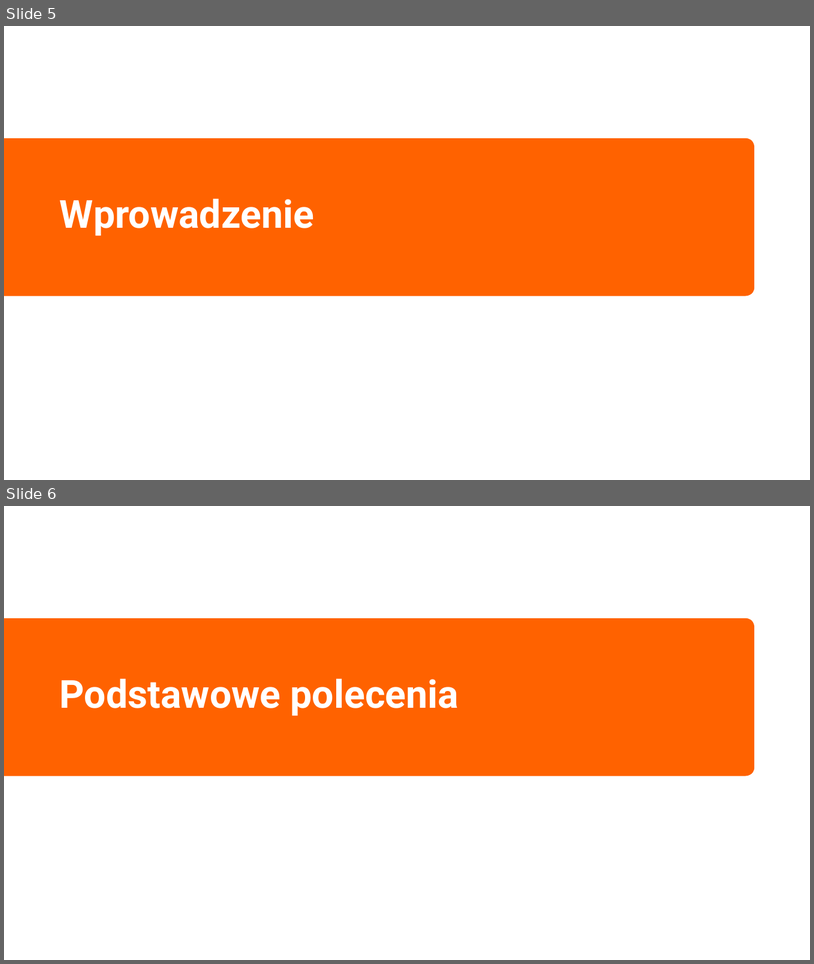
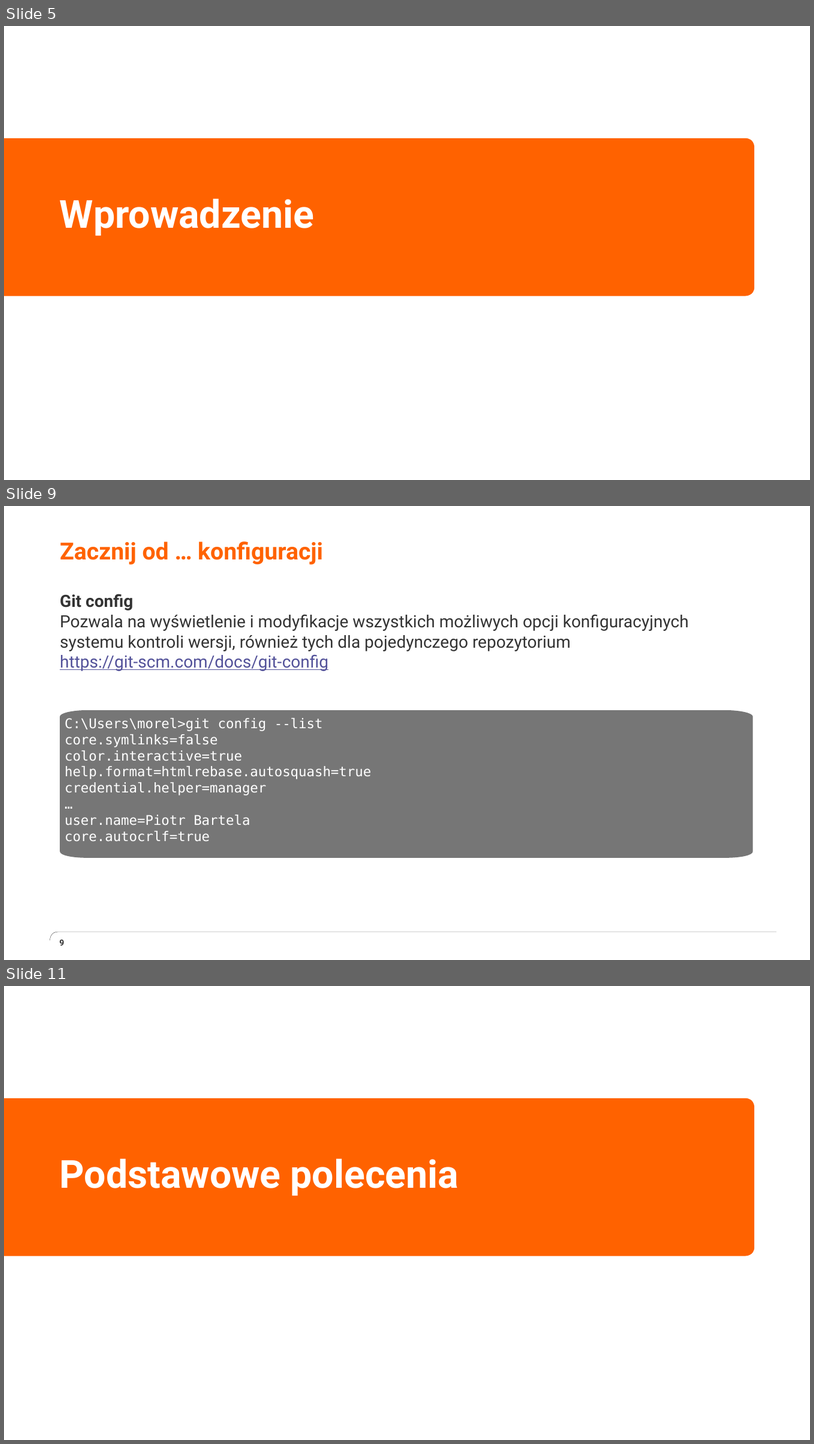
Before and after one commit to grazin/git_materialy, a slide deck: prezentacja/How git are you.pptx. Shown one above the other, each under a label of ours: slides 5 and 6 before the commit, slides 5, 9 and 11 after it; the slides between them are not shown. The pictures are 814x964 and 814x1444 pixels, drawn with LibreOffice and Linux fonts; fonts in the diff are those of the drawing; background and template pictures are left out. Boxes give left, top, right and bottom in pixels: in the first picture for what was removed or moved away, otherwise in the second. Text is boxed around its words. In the diff, an @@ line names an element or a change of style, - is before the commit and + after.

```diff
--- a/prezentacja/How git are you.pptx
+++ b/prezentacja/How git are you.pptx
@@ slide 9 added at [4, 506, 810, 960], background #FFFFFF @@
@@ title added at [60, 541, 323, 565], 28 pt, text #FF6200, bold @@
+Zacznij od … konfiguracji
@@ text added at [60, 594, 689, 671], 20 pt, text #333333 @@
+Git config
+  Pozwala na wyświetlenie i modyfikacje wszystkich możliwych opcji konfiguracyjnych systemu kontroli wersji, również tych dla pojedynczego repozytorium
+  https://git-scm.com/docs/git-config
@@ freeform shape added at [60, 710, 753, 858], fill #767676, 16 pt, text #FFFFFF @@
+C:\Users\morel>git config --list
+core.symlinks=false
+color.interactive=true
+help.format=htmlrebase.autosquash=true
+credential.helper=manager
+…
+user.name=Piotr Bartela
+core.autocrlf=true
@@ freeform shape added at [50, 931, 777, 940], outline #333333 0.25 pt @@
@@ page number added at [59, 939, 64, 945], 10 pt, text #333333, bold @@
+9
@@ what was slide 6 is now slide 11 @@
```
Also in this commit, not shown: 16 other slides added, 1 slide removed, 8 other files.
